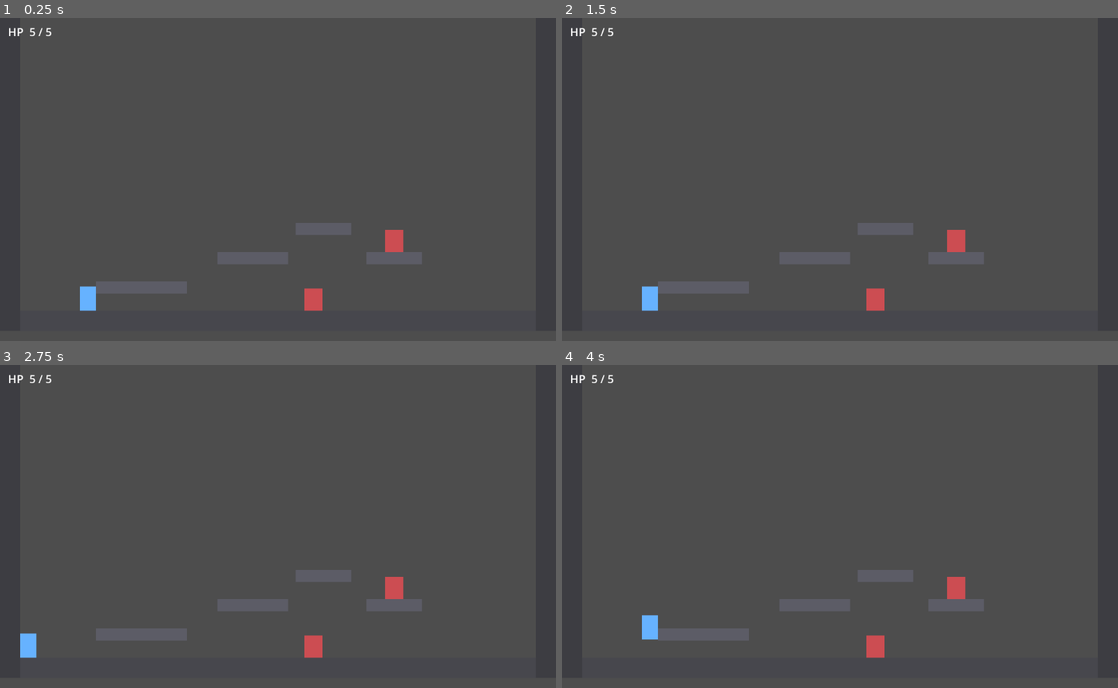
Above: before the commit, frames 1-4 (two rows, left to right).
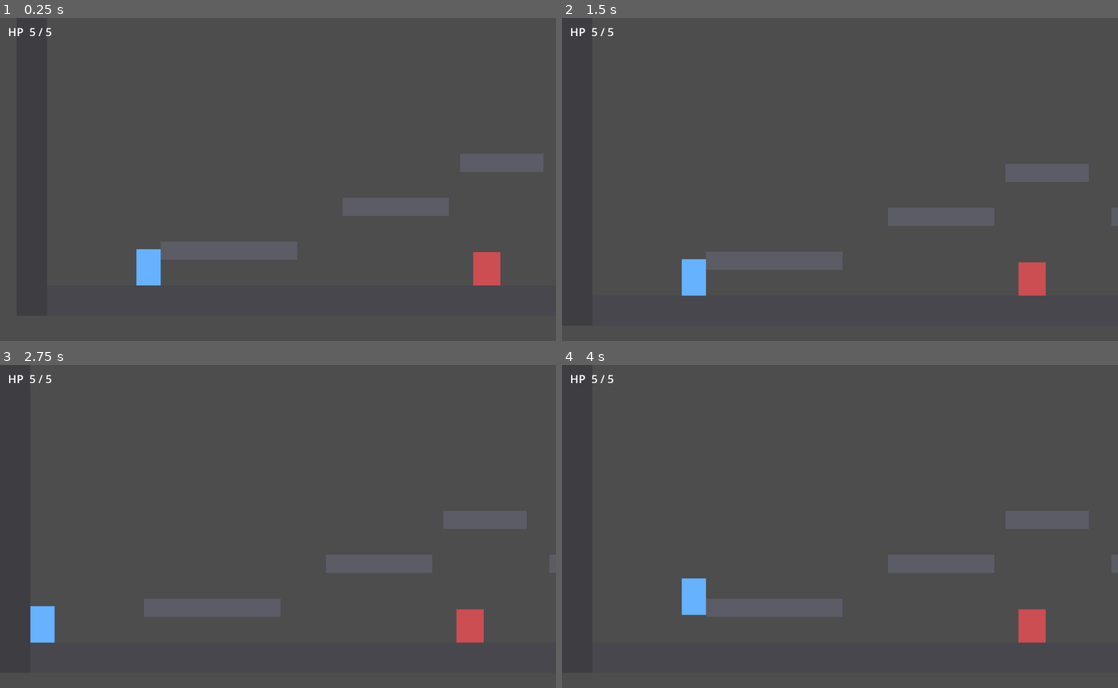
Above: after the commit, the same moments.

Repository: TrittoG/austral
Game: Godot game, scene res://scenes/test_room.tscn
The game is run twice, just before and just after one commit, with the same random seed, the same clock (stepped at 60 frames per second) and the same inputs.
Inputs:
- Up to frame 1 (0.25 s): no input
- Up to frame 2 (1.5 s): hold D (move_right) from 0.53 s (still down); tap J (attack) at 0.6 s; tap Space (jump) at 0.77 s; tap S (look_down) at 1.35 s
- Up to frame 3 (2.75 s): tap Space (jump) at 1.52 s; release D (move_right) at 2.03 s; hold A (move_left) from 2.03 s (still down); hold W (look_up) from 2.03 s (still down)
- Up to frame 4 (4 s): release A (move_left) at 2.78 s; release W (look_up) at 2.78 s; hold D (move_right) from 2.78 s (still down); tap J (attack) at 2.85 s; tap Space (jump) at 3.02, 3.77 s; hold S (look_down) from 3.53 s (still down)

The runs differ from the first frame. In frame 1, 6.0% of the frame differs, in the area x 14-98%, y 41-91%; in frame 2, 5.6%; in frame 3, 5.7%; in frame 4, 5.7%.

Commit message:
Fase 2 (parte 1): Camera2D que sigue al player
- Camera2D hija del player con suavizado de posicion
- Limites de sala (0..1100 / 0..640) para no mostrar fuera de los bordes
- Zoom 1.5 para que la camara tenga recorrido en la sala de prueba

Nota: los limites estan en la escena del player como default provisorio.
En la Fase 4 (salas como escenas propias) pasan a definirse por sala.

Co-Authored-By: Claude Opus 4.8 <noreply@anthropic.com>

Diff:
--- a/scenes/player.tscn
+++ b/scenes/player.tscn
@@ -42,3 +42,13 @@
 
 [node name="CollisionShape2D" type="CollisionShape2D" parent="Hurtbox"]
 shape = SubResource("RectangleShape2D_hurt")
+
+[node name="Camera2D" type="Camera2D" parent="."]
+zoom = Vector2(1.5, 1.5)
+position_smoothing_enabled = true
+position_smoothing_speed = 8.0
+limit_left = 0
+limit_top = 0
+limit_right = 1100
+limit_bottom = 640
+limit_smoothed = true
